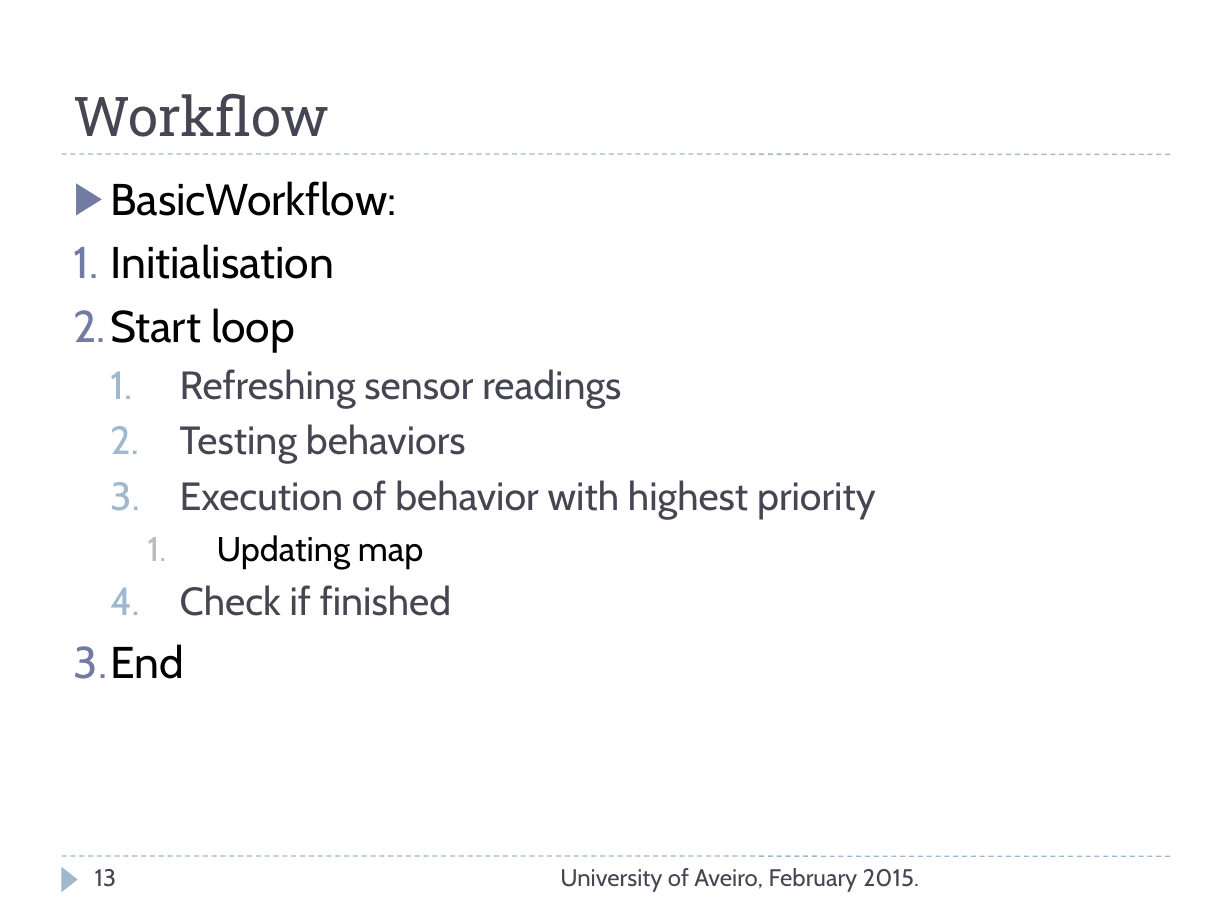
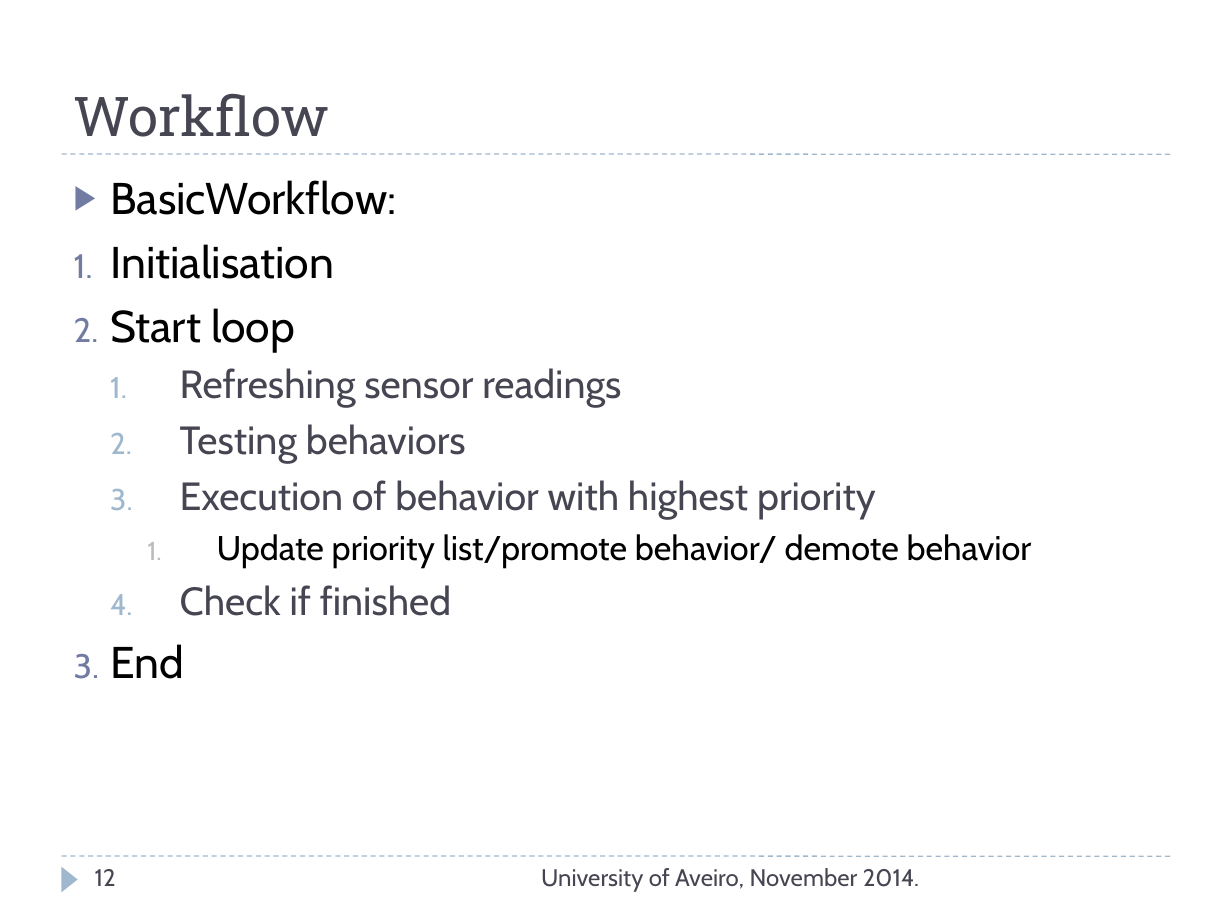
Before and after one commit to TravellerVS/RoboticAgent, a slide deck: slide 12 of Project2/Documentation/Prezentacija.ppt (slide 13 before the commit). Drawn at 1232x924 pixels with LibreOffice and Linux fonts; fonts in the diff are those of the drawing. Boxes give left, top, right and bottom in pixels: in the first picture for what was removed or moved away, otherwise in the second. Text is boxed around its words. In the diff, an @@ line names an element or a change of style, - is before the commit and + after.

```diff
--- a/Project2/Documentation/Prezentacija.ppt
+++ b/Project2/Documentation/Prezentacija.ppt
@@ text at (217, 534, 1032, 569): text changed @@
-    1. Updating map
+    1. Update priority list/promote behavior/ demote behavior
@@ page number at (95, 869, 116, 886): text changed @@
-13
+12
@@ text at (541, 868, 919, 892): text changed @@
-University of Aveiro, February 2015.
+University of Aveiro, November 2014.
```
Also in this commit, not shown: 5 other slides changed, 7 slides added, 10 slides removed.
